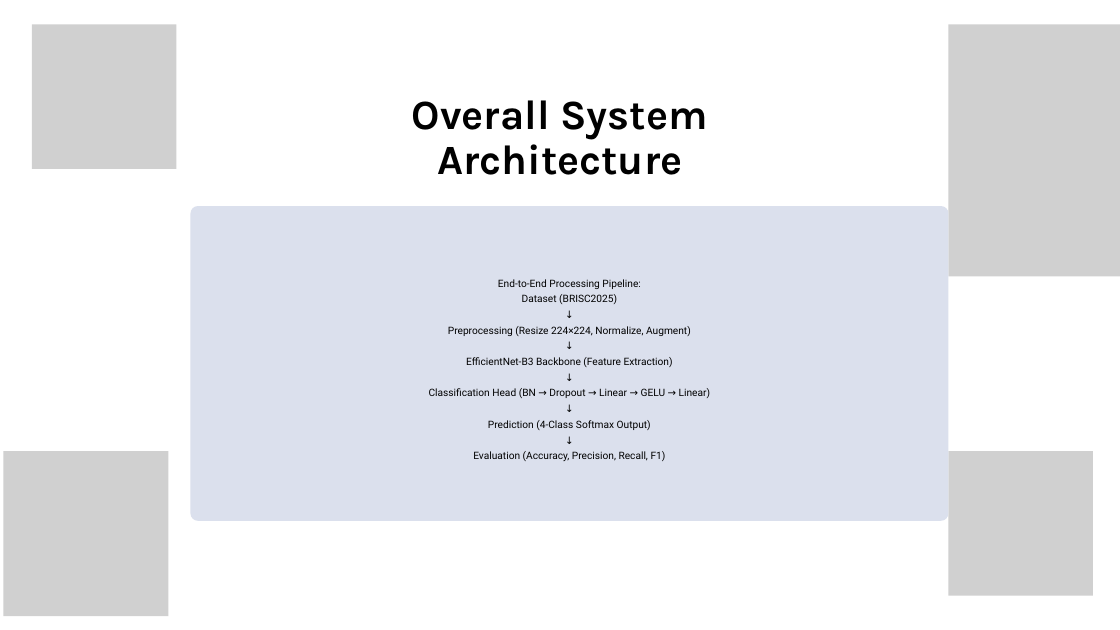
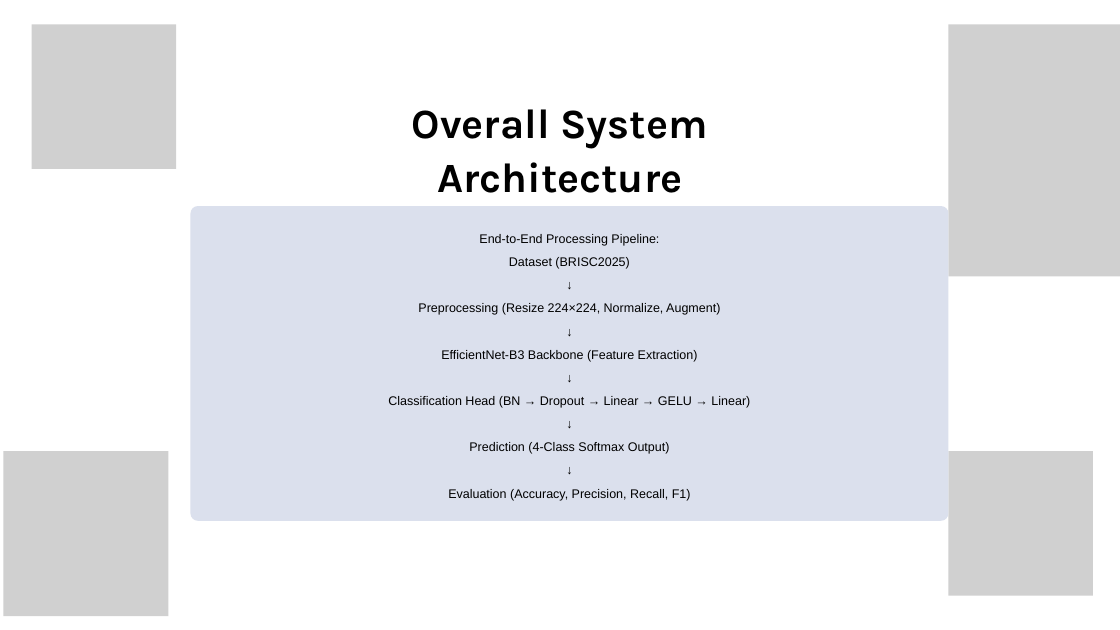
Before and after one commit to Belugabilli/BrainTumor-PE-1, a slide deck: slide 14 of Report/EfficientNet-B3 Project.pptx. Drawn at 1120x630 pixels with LibreOffice and Linux fonts; fonts in the diff are those of the drawing; grey boxes stand for pictures; background and template pictures are left out. Boxes give left, top, right and bottom in pixels: in the first picture for what was removed or moved away, otherwise in the second. Text is boxed around its words. In the diff, an @@ line names an element or a change of style, - is before the commit and + after.

```diff
--- a/Report/EfficientNet-B3 Project.pptx
+++ b/Report/EfficientNet-B3 Project.pptx
@@ text "Overall System Architecture" at (412, 109, 707, 193): line spacing 57.3pt to 1.07 @@
@@ text "End-to-End Processing Pipeline:": place and size @@
-text "End-to-End Processing Pipeline:" at (429, 279, 710, 461)
+text "End-to-End Processing Pipeline:" at (388, 234, 750, 501)
@@ text "End-to-End Processing Pipeline:" at (388, 234, 750, 501): size 13.1 to 16.1 pt, font Roboto to Arial; line spacing 20.2pt to 1.54 @@
```
Also in this commit, not shown: 26 other slides changed, 2 slides added, 3 slides removed.
